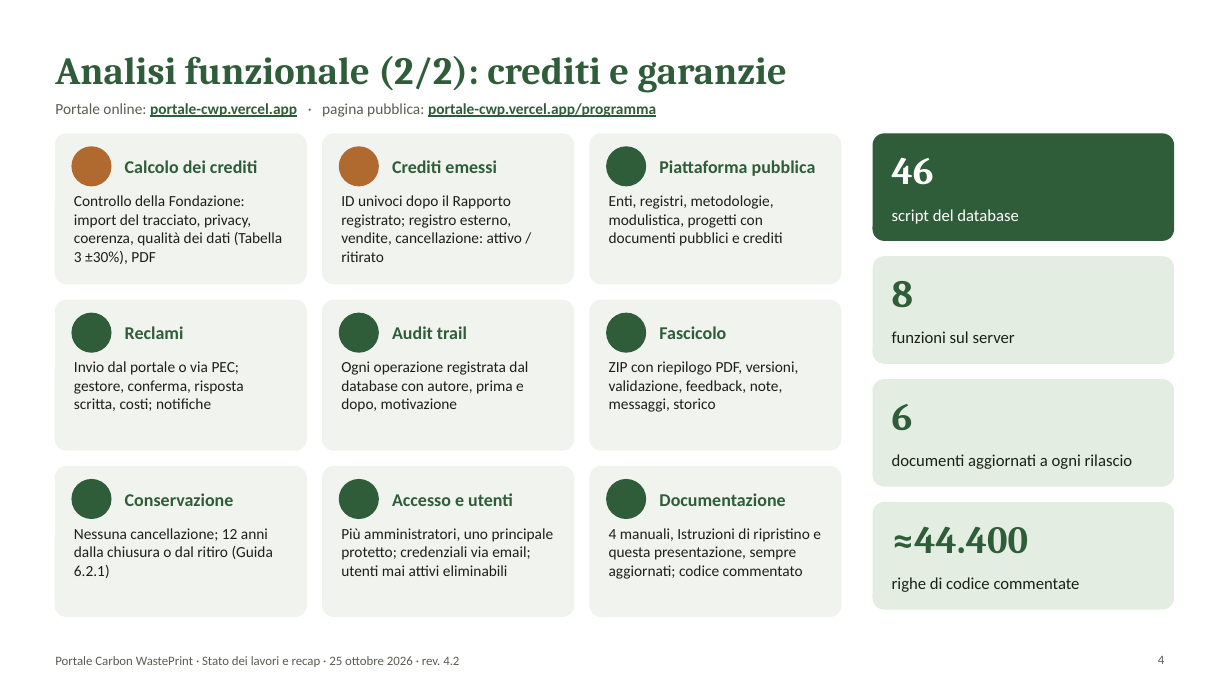
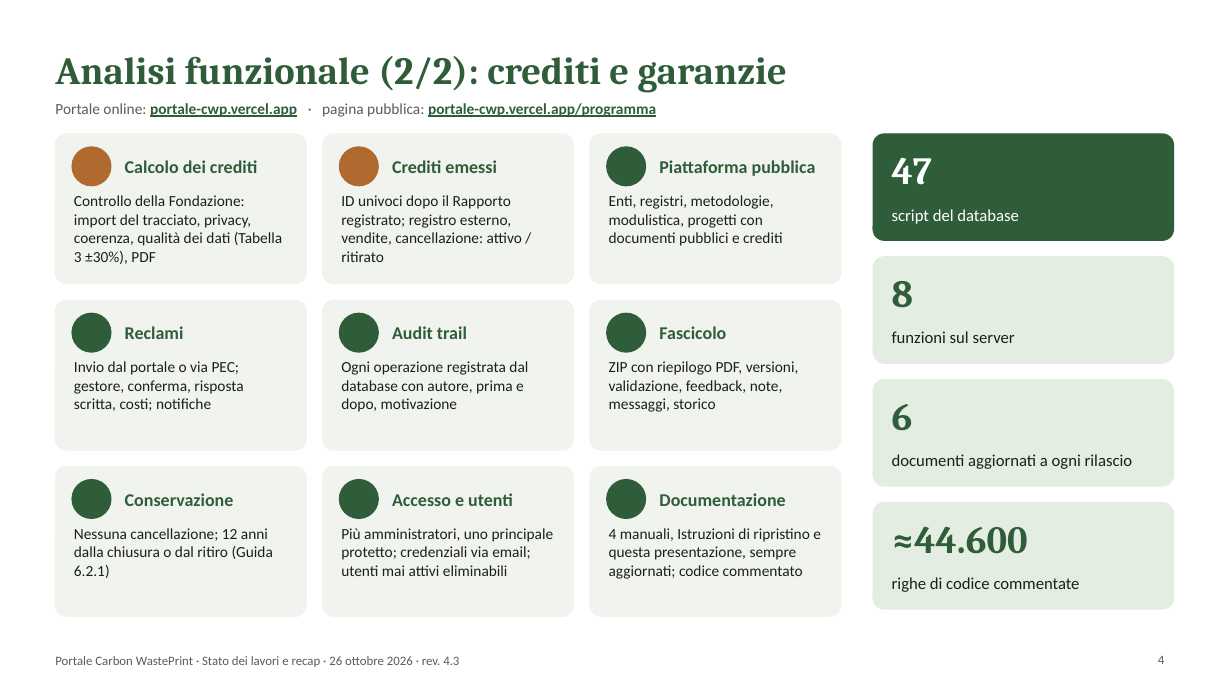
Before and after one commit to lucamorettioperate/portale-cwp, a slide deck: slide 4 of public/documentazione/Presentazione_Portale_CWP.pptx. Drawn at 1232x693 pixels with LibreOffice and Linux fonts; fonts in the diff are those of the drawing; background and template pictures are left out. Boxes give left, top, right and bottom in pixels: in the first picture for what was removed or moved away, otherwise in the second. Text is boxed around its words. In the diff, an @@ line names an element or a change of style, - is before the commit and + after.

```diff
--- a/public/documentazione/Presentazione_Portale_CWP.pptx
+++ b/public/documentazione/Presentazione_Portale_CWP.pptx
@@ text at (892,158,932,185): text changed @@
-46
+47
@@ text at (892,527,1028,554): text changed @@
-≈44.400
+≈44.600
@@ text at (55,656,459,667): text changed @@
-Portale Carbon WastePrint · Stato dei lavori e recap · 25 ottobre 2026 · rev. 4.2
+Portale Carbon WastePrint · Stato dei lavori e recap · 26 ottobre 2026 · rev. 4.3
```
Also in this commit, not shown: 15 other slides changed, 1 slide added, 22 other files.
